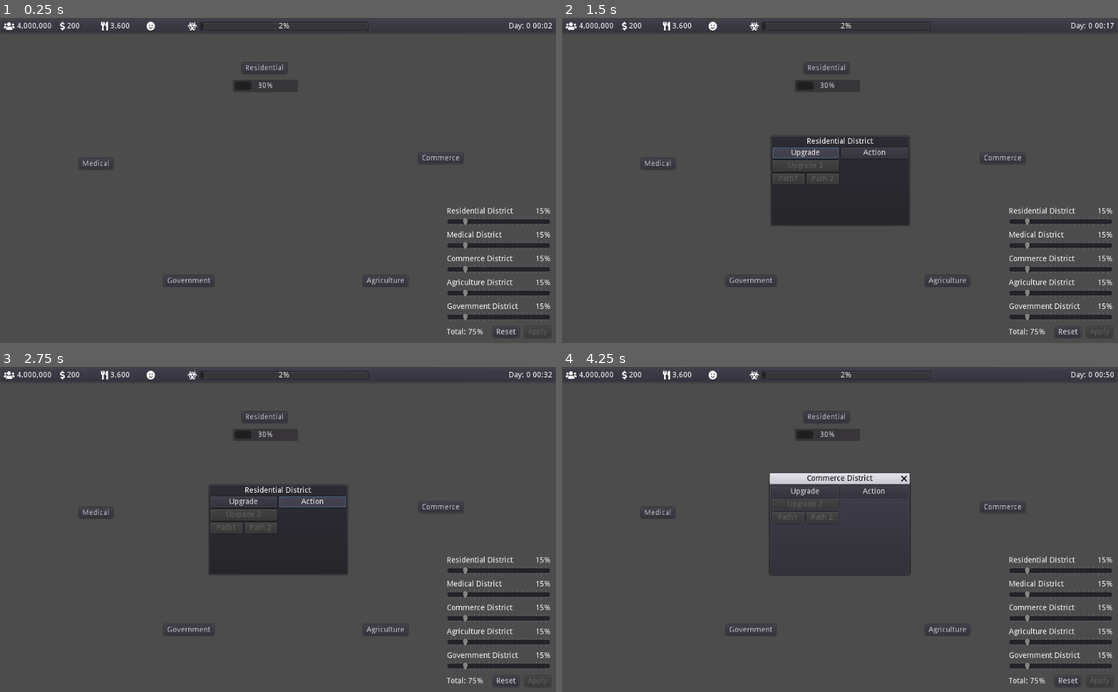
Above: before the commit, frames 1-4 (two rows, left to right).
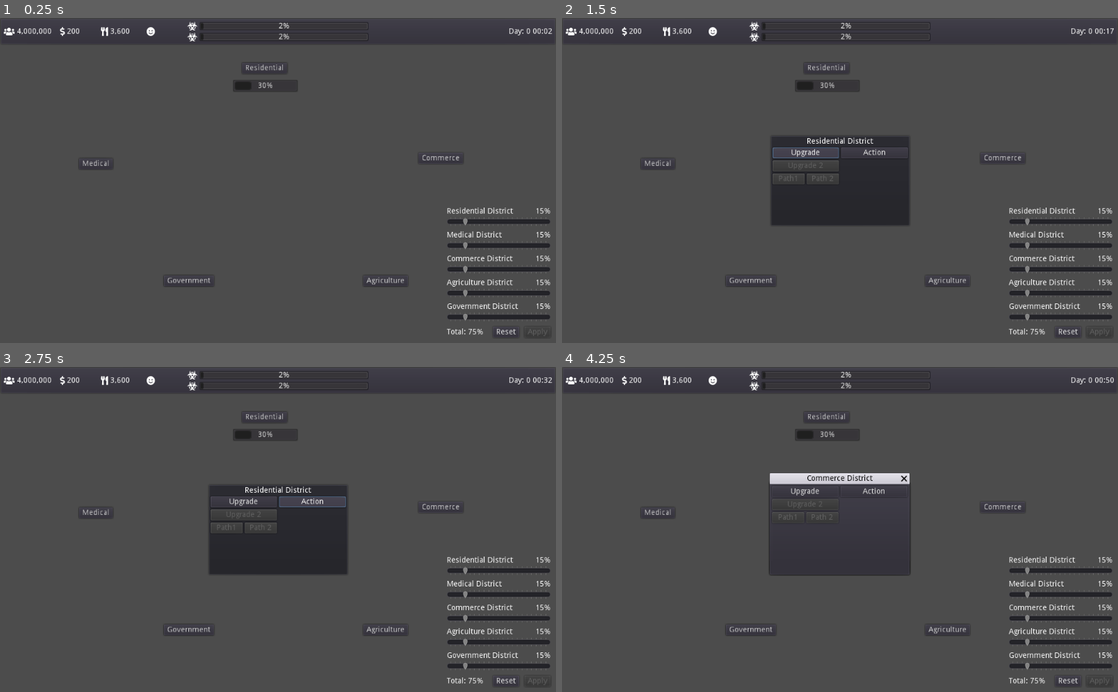
Above: after the commit, the same moments.

Repository: iwilliams/PlagueDistrict
Game: Godot game, scene res://Main.tscn
Same seed, same stepped clock (60 frames per second), same inputs: the game is played once before the commit and once after it.
Inputs:
- Up to frame 1 (0.25 s): no input
- Up to frame 2 (1.5 s): click "Residential" at 0.5 s; click "Upgrade" at 1.25 s
- Up to frame 3 (2.75 s): click "Action" at 2 s
- Up to frame 4 (4.25 s): click "Medical" at 2.75 s; click "Commerce" at 3.5 s

The runs differ from the first frame. In frame 1, 1.0% of the frame differs, in the area x 0-100%, y 1-8%; in frame 2, 0.9%; in frame 3, 1.0%; in frame 4, 1.0%.

Commit message:
Add cure bar and ogg

Diff:
--- a/Globals.tscn
+++ b/Globals.tscn
@@ -1,7 +1,7 @@
 [gd_scene load_steps=3 format=2]
 
 [ext_resource path="res://Globals.gd" type="Script" id=1]
-[ext_resource path="res://assets/Plaguedistrict_loop.wav" type="AudioStream" id=2]
+[ext_resource path="res://assets/Plaguedistrict_loop.ogg" type="AudioStream" id=2]
 
 [node name="Node" type="Node"]
 script = ExtResource( 1 )
--- a/Main.tscn
+++ b/Main.tscn
@@ -562,11 +562,11 @@
 margin_left = 7.0
 margin_top = 7.0
 margin_right = 1017.0
-margin_bottom = 23.0
+margin_bottom = 43.0
 
 [node name="Resources" type="HBoxContainer" parent="CanvasLayer/Status/StatusContainer"]
 margin_right = 334.0
-margin_bottom = 16.0
+margin_bottom = 36.0
 size_flags_horizontal = 3
 custom_constants/separation = 15
 __meta__ = {
@@ -575,12 +575,12 @@
 
 [node name="Population" type="HBoxContainer" parent="CanvasLayer/Status/StatusContainer/Resources"]
 margin_right = 80.0
-margin_bottom = 16.0
+margin_bottom = 36.0
 hint_tooltip = "Population"
 
 [node name="Icon" type="Label" parent="CanvasLayer/Status/StatusContainer/Resources/Population"]
 margin_right = 20.0
-margin_bottom = 16.0
+margin_bottom = 36.0
 size_flags_horizontal = 3
 size_flags_vertical = 1
 custom_fonts/font = ExtResource( 9 )
@@ -590,7 +590,7 @@
 [node name="Label" type="Label" parent="CanvasLayer/Status/StatusContainer/Resources/Population"]
 margin_left = 24.0
 margin_right = 80.0
-margin_bottom = 16.0
+margin_bottom = 36.0
 size_flags_vertical = 1
 text = "0000000"
 valign = 1
@@ -603,7 +603,7 @@
 [node name="Money" type="HBoxContainer" parent="CanvasLayer/Status/StatusContainer/Resources"]
 margin_left = 95.0
 margin_right = 140.0
-margin_bottom = 16.0
+margin_bottom = 36.0
 hint_tooltip = "Money"
 __meta__ = {
 "_editor_description_": "Money"
@@ -611,7 +611,7 @@
 
 [node name="Icon" type="Label" parent="CanvasLayer/Status/StatusContainer/Resources/Money"]
 margin_right = 9.0
-margin_bottom = 16.0
+margin_bottom = 36.0
 size_flags_horizontal = 3
 size_flags_vertical = 1
 custom_fonts/font = ExtResource( 9 )
@@ -620,9 +620,9 @@
 
 [node name="Label" type="Label" parent="CanvasLayer/Status/StatusContainer/Resources/Money"]
 margin_left = 13.0
-margin_top = 1.0
+margin_top = 11.0
 margin_right = 45.0
-margin_bottom = 15.0
+margin_bottom = 25.0
 text = "0000"
 script = ExtResource( 3 )
 resource = "money"
@@ -630,7 +630,7 @@
 [node name="Food" type="HBoxContainer" parent="CanvasLayer/Status/StatusContainer/Resources"]
 margin_left = 155.0
 margin_right = 204.0
-margin_bottom = 16.0
+margin_bottom = 36.0
 hint_tooltip = "Food"
 __meta__ = {
 "_editor_description_": "Money"
@@ -638,7 +638,7 @@
 
 [node name="Icon" type="Label" parent="CanvasLayer/Status/StatusContainer/Resources/Food"]
 margin_right = 13.0
-margin_bottom = 16.0
+margin_bottom = 36.0
 size_flags_horizontal = 3
 size_flags_vertical = 1
 custom_fonts/font = ExtResource( 9 )
@@ -647,17 +647,18 @@
 
 [node name="Label" type="Label" parent="CanvasLayer/Status/StatusContainer/Resources/Food"]
 margin_left = 17.0
-margin_top = 1.0
+margin_top = 11.0
 margin_right = 49.0
-margin_bottom = 15.0
+margin_bottom = 25.0
 text = "0000"
 script = ExtResource( 3 )
 resource = "food"
 
 [node name="Happiness" type="Label" parent="CanvasLayer/Status/StatusContainer/Resources"]
 margin_left = 219.0
+margin_top = 10.0
 margin_right = 235.0
-margin_bottom = 16.0
+margin_bottom = 26.0
 hint_tooltip = "The population is happy"
 mouse_filter = 0
 custom_fonts/font = ExtResource( 9 )
@@ -666,21 +667,26 @@
 "_editor_description_": ""
 }
 
-[node name="Infection" type="HBoxContainer" parent="CanvasLayer/Status/StatusContainer"]
+[node name="VBoxContainer" type="VBoxContainer" parent="CanvasLayer/Status/StatusContainer"]
 margin_left = 338.0
 margin_right = 672.0
+margin_bottom = 36.0
+size_flags_horizontal = 3
+
+[node name="Infection" type="HBoxContainer" parent="CanvasLayer/Status/StatusContainer/VBoxContainer"]
+margin_right = 334.0
 margin_bottom = 16.0
 hint_tooltip = "Population infection"
 size_flags_horizontal = 3
 
-[node name="Label" type="Label" parent="CanvasLayer/Status/StatusContainer/Infection"]
+[node name="Label" type="Label" parent="CanvasLayer/Status/StatusContainer/VBoxContainer/Infection"]
 margin_right = 18.0
 margin_bottom = 16.0
 custom_fonts/font = ExtResource( 9 )
 text = ""
 valign = 1
 
-[node name="Percentage" type="ProgressBar" parent="CanvasLayer/Status/StatusContainer/Infection"]
+[node name="Percentage" type="ProgressBar" parent="CanvasLayer/Status/StatusContainer/VBoxContainer/Infection"]
 margin_left = 22.0
 margin_right = 334.0
 margin_bottom = 16.0
@@ -689,11 +695,34 @@
 size_flags_vertical = 3
 script = ExtResource( 8 )
 
+[node name="Cure" type="HBoxContainer" parent="CanvasLayer/Status/StatusContainer/VBoxContainer"]
+margin_top = 20.0
+margin_right = 334.0
+margin_bottom = 36.0
+hint_tooltip = "Population infection"
+size_flags_horizontal = 3
+
+[node name="Label" type="Label" parent="CanvasLayer/Status/StatusContainer/VBoxContainer/Cure"]
+margin_right = 18.0
+margin_bottom = 16.0
+custom_fonts/font = ExtResource( 9 )
+text = ""
+valign = 1
+
+[node name="Percentage" type="ProgressBar" parent="CanvasLayer/Status/StatusContainer/VBoxContainer/Cure"]
+margin_left = 22.0
+margin_right = 334.0
+margin_bottom = 16.0
+mouse_filter = 2
+size_flags_horizontal = 3
+size_flags_vertical = 3
+script = ExtResource( 8 )
+
 [node name="Days" type="Label" parent="CanvasLayer/Status/StatusContainer"]
 margin_left = 676.0
-margin_top = 1.0
+margin_top = 11.0
 margin_right = 1010.0
-margin_bottom = 15.0
+margin_bottom = 25.0
 size_flags_horizontal = 3
 text = "Days 1"
 align = 2
--- a/PercentageBar.gd
+++ b/PercentageBar.gd
@@ -1,6 +1,8 @@
 extends ProgressBar
+
+export var type = "infection"
 
 onready var globals = get_node("/root/Globals")
 
 func _process(_delta : float):
-  value = globals.infection_percent*100
+  value = globals[type + "_percent"]*100
Not shown, added: assets/Plaguedistrict_loop.ogg.import
Not shown, removed: assets/Plaguedistrict_loop.wav.import
Not shown, removed: assets/Plaguedistrict_loop.mp3
Not shown, added: assets/Plaguedistrict_loop.ogg
Not shown, changed: assets/Plaguedistrict_loop.wav
